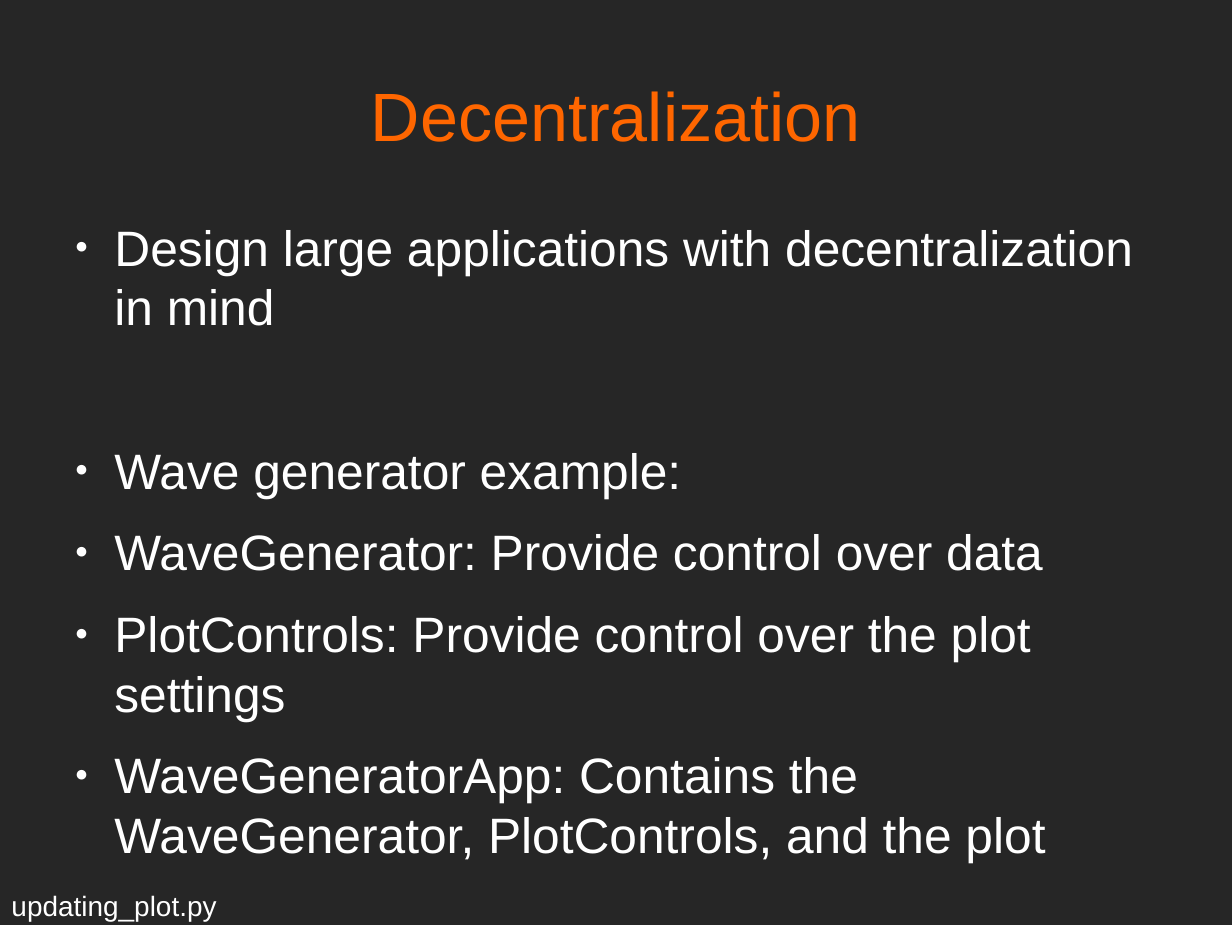
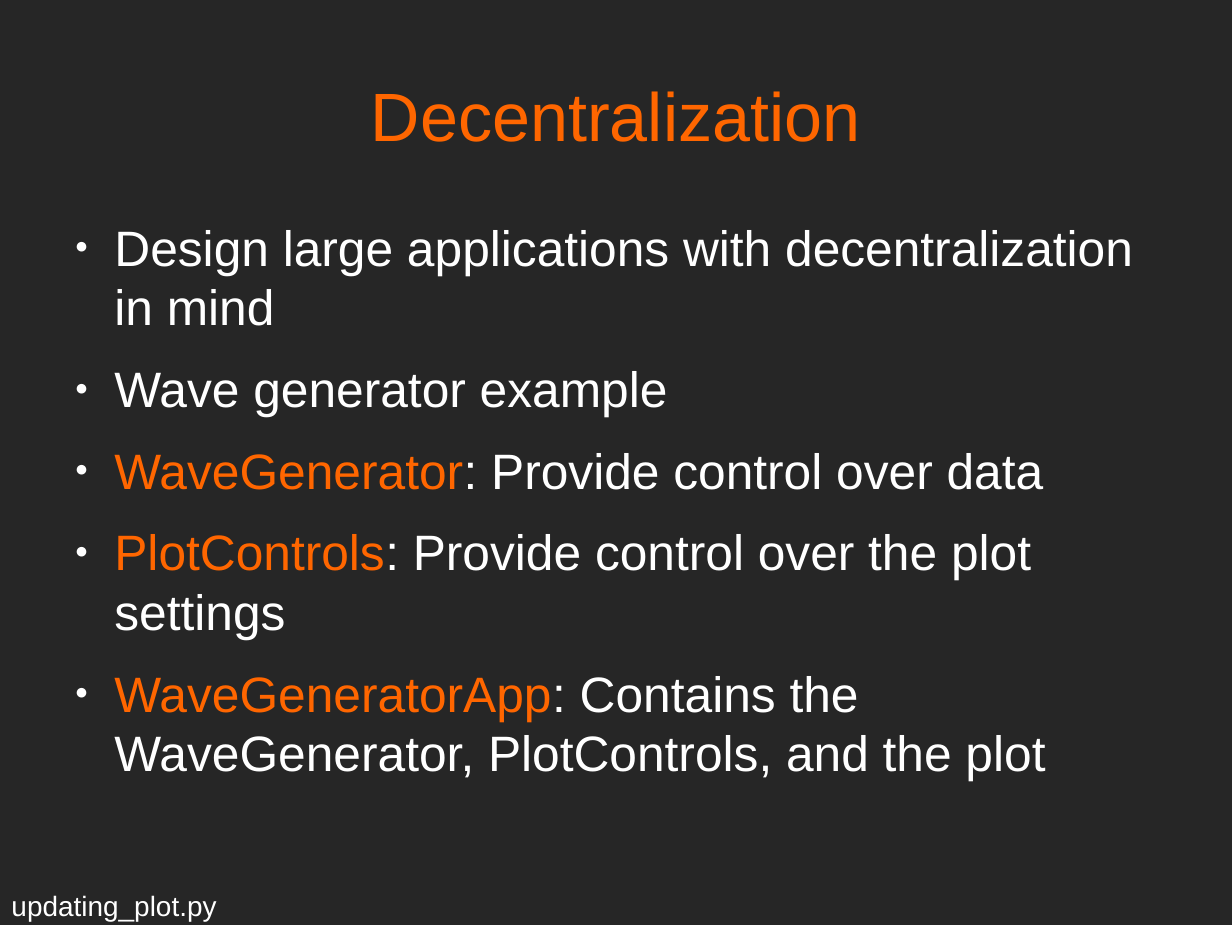
Before and after one commit to mfarhan12/qt-presentation, a slide deck: slide 27 of OPAG QT Presentation.odp (slide 25 before the commit). Drawn at 1232x925 pixels with LibreOffice and Linux fonts; fonts in the diff are those of the drawing. Boxes give left, top, right and bottom in pixels: in the first picture for what was removed or moved away, otherwise in the second. Text is boxed around its words. In the diff, an @@ line names an element or a change of style, - is before the commit and + after.

```diff
--- a/OPAG QT Presentation.odp
+++ b/OPAG QT Presentation.odp
@@ text at [114, 371, 668, 416]: text changed @@
-● Wave generator example:
+● Wave generator example
@@ text at [114, 453, 1045, 781]: text colour #FFFFFF to #FF6600 in "WaveGenerator:", "PlotControls:", "WaveGeneratorApp:" @@
```
Also in this commit, not shown: 13 other slides changed, 1 slide added, 4 other files.
